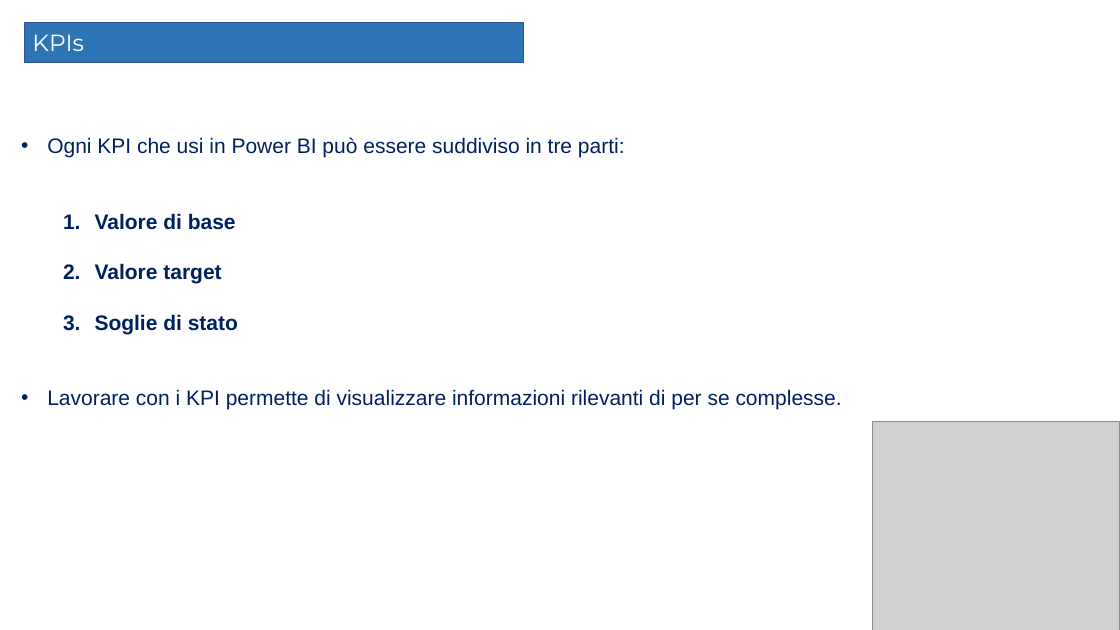
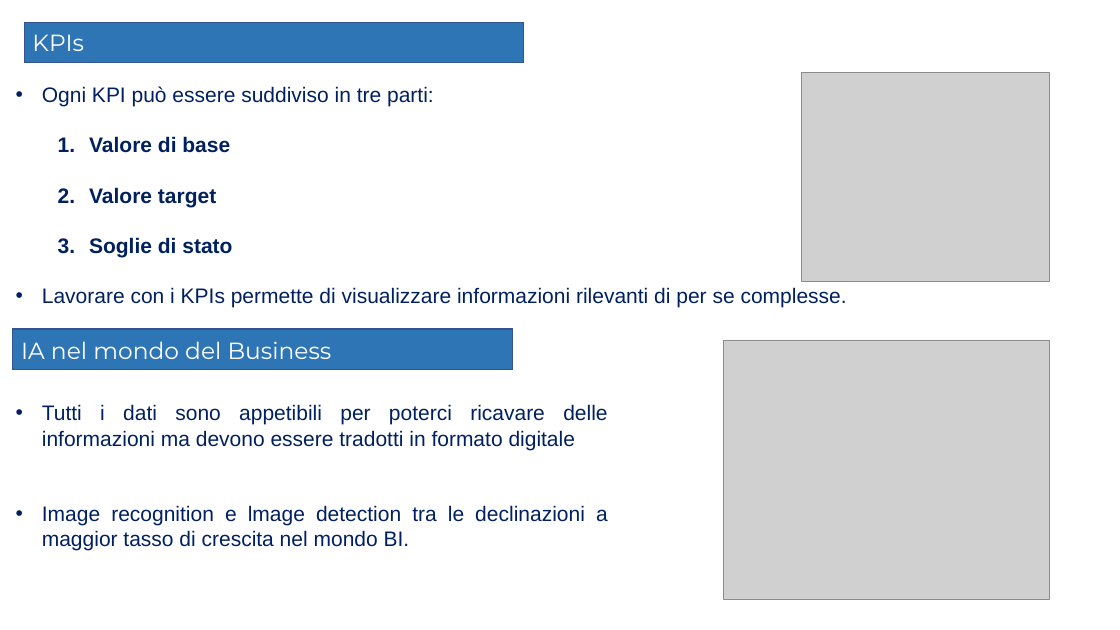
Before and after one commit to Elmaravilla7/Tesi, a slide deck: slide 4 of Presentazione204898.pptx (slide 3 before the commit). Drawn at 1120x630 pixels with LibreOffice and Linux fonts; fonts in the diff are those of the drawing; grey boxes stand for pictures. Boxes give left, top, right and bottom in pixels: in the first picture for what was removed or moved away, otherwise in the second. Text is boxed around its words. In the diff, an @@ line names an element or a change of style, - is before the commit and + after.

```diff
--- a/Presentazione204898.pptx
+++ b/Presentazione204898.pptx
@@ text "Ogni KPI può essere suddiviso ...": place and size @@
-text "Ogni KPI può essere suddiviso ..." at box(47, 137, 842, 410)
+text "Ogni KPI può essere suddiviso ..." at box(42, 86, 847, 308)
@@ text at box(42, 86, 434, 106): text changed @@
-• Ogni KPI che usi in Power BI può essere suddiviso in tre parti:
+• Ogni KPI può essere suddiviso in tre parti:
@@ picture: place and size @@
-picture at box(873, 422, 1120, 630)
+picture at box(802, 73, 1049, 281)
@@ text at box(42, 287, 847, 308): text changed @@
-• Lavorare con i KPI permette di visualizzare informazioni rilevanti di per se complesse.
+• Lavorare con i KPIs permette di visualizzare informazioni rilevanti di per se complesse.
@@ rectangle added at box(13, 329, 513, 370), fill #2E75B6, outline #325491 1 pt @@
@@ text added at box(21, 341, 332, 359), 20 pt, text #FFFFFF @@
+IA nel mondo del Business
@@ picture added at box(723, 341, 1049, 600) @@
@@ text added at box(42, 404, 608, 551), 18 pt, text #002060 @@
+• Tutti i dati sono appetibili per poterci ricavare delle informazioni ma devono essere tradotti in formato digitale
+• Image recognition e lmage detection tra le declinazioni a maggior tasso di crescita nel mondo BI.
```
Also in this commit, not shown: 3 other slides changed, 1 slide added, 9 slides removed.
